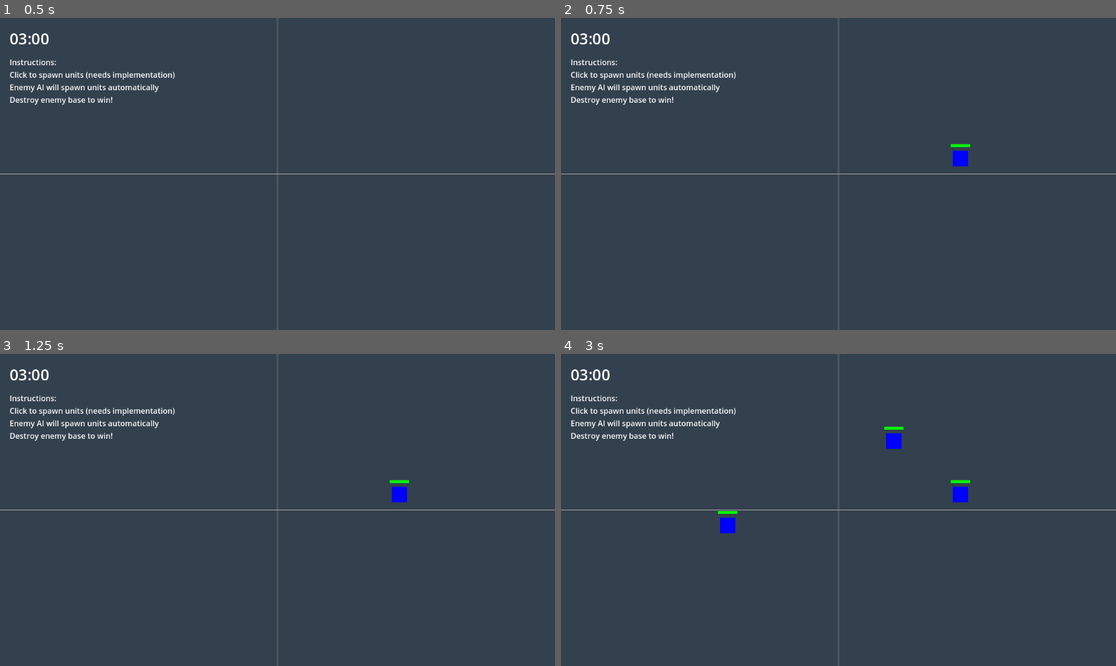
Above: before the commit, frames 1-4 (two rows, left to right).
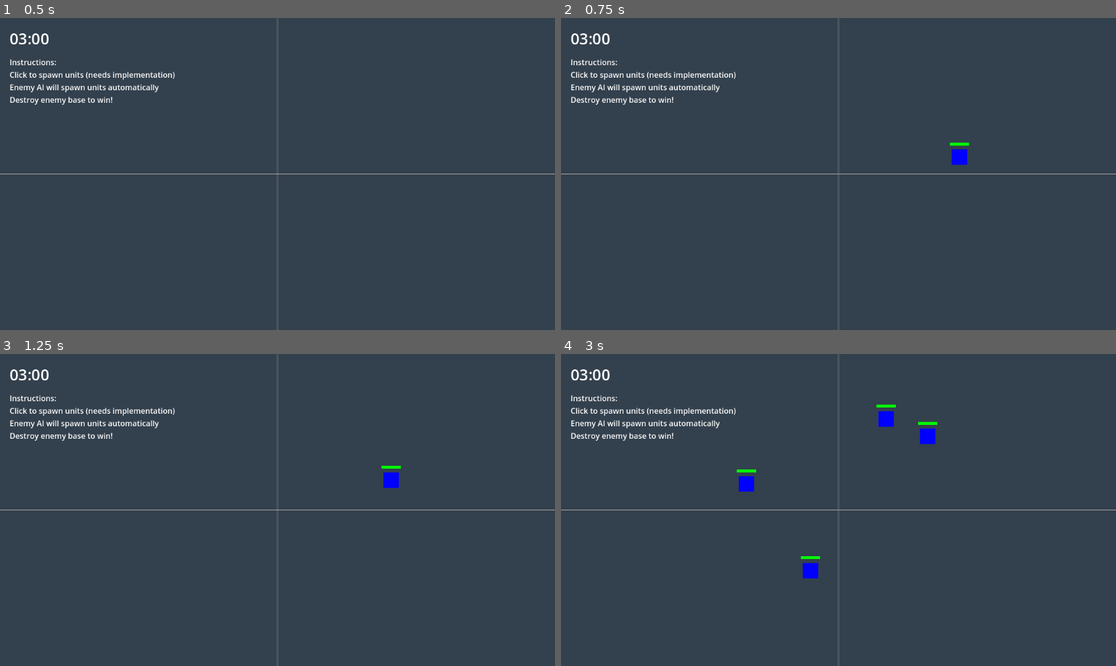
Above: after the commit, the same moments.

Repository: amari-charles/project-summoner
Game: Godot game, scene res://scenes/battlefield/test_game.tscn
Two runs of this game, one before a commit and one after it. Both use one fixed random seed, a clock stepped at 60 frames per second and the inputs below.
Inputs (mouse positions are in pixels of both pictures, inside the frame that each line leads up to):
- Up to frame 1 (0.5 s): no input
- Up to frame 2 (0.75 s): tap Enter at 0.5 s; move the mouse to (960, 158) at 0.52 s; tap 1 at 0.6 s; click (960, 158) at 0.67 s
- Up to frame 3 (1.25 s): no input
- Up to frame 4 (3 s): tap Enter at 1.25, 2, 2.75 s; move the mouse to (727, 525) at 1.27 s; tap 4 at 1.35, 2.85 s; click (727, 525) at 1.42 s; move the mouse to (894, 441) at 2.02 s; tap 1 at 2.1 s; click (894, 441) at 2.17 s; move the mouse to (810, 572) at 2.77 s; click (810, 572) at 2.92 s

Frame 1 is identical in both runs. In frame 2, 0.1% of the frame differs, in the area x 69-74%, y 39-48%; in frame 3, 0.3%; in frame 4, 1.3%, in the area x 28-74%, y 16-72%.

Commit message:
Fix critical bugs: mana regeneration and unit AI
- FIXED: Mana now uses float with proper accumulation (was int(delta)=0)
- FIXED: Units now have always-advance AI that targets bases
- ADDED: Aggro radius for unit targeting
- FIXED: Units can attack both Units and Summoners
- Units will advance to enemy base if no units in aggro range

Diff:
--- a/scripts/core/simple_ai.gd
+++ b/scripts/core/simple_ai.gd
@@ -35,7 +35,7 @@
 	# Pick a random card that we can afford
 	var playable_cards: Array[int] = []
 	for i in range(summoner.hand.size()):
-		if summoner.hand[i].can_play(summoner.current_mana):
+		if summoner.hand[i].can_play(int(summoner.mana)):
 			playable_cards.append(i)
 
 	if playable_cards.is_empty():
--- a/scripts/core/summoner.gd
+++ b/scripts/core/summoner.gd
@@ -12,12 +12,12 @@
 @export var max_hand_size: int = 4
 
 ## Resources
-@export var max_mana: int = 10
 @export var mana_regen_rate: float = 1.0  # Mana per second
 
 ## Current state
 var current_hp: float
-var current_mana: int = 0
+var mana: float = 0.0
+const MANA_MAX := 10.0
 var hand: Array[Card] = []
 var deck: Array[Card] = []
 var is_alive: bool = true
@@ -25,12 +25,12 @@
 ## Signals
 signal summoner_died(summoner: Summoner)
 signal card_played(card: Card)
-signal mana_changed(current: int, max: int)
+signal mana_changed(current: float, max: float)
 signal hand_changed(hand: Array[Card])
 
 func _ready() -> void:
 	current_hp = max_hp
-	current_mana = max_mana
+	mana = MANA_MAX
 
 	# Initialize deck
 	deck = starting_deck.duplicate()
@@ -48,14 +48,20 @@
 
 	_setup_visuals()
 
+	# Emit initial mana state
+	mana_changed.emit(mana, MANA_MAX)
+
 func _process(delta: float) -> void:
 	if not is_alive:
 		return
 
-	# Regenerate mana
-	if current_mana < max_mana:
-		current_mana = min(current_mana + int(mana_regen_rate * delta), max_mana)
-		mana_changed.emit(current_mana, max_mana)
+	# Regenerate mana (FIXED: use float accumulation)
+	var old_mana = mana
+	mana = clamp(mana + mana_regen_rate * delta, 0.0, MANA_MAX)
+
+	# Only emit if mana actually changed significantly
+	if abs(mana - old_mana) > 0.01:
+		mana_changed.emit(mana, MANA_MAX)
 
 ## Draw a card from the deck
 func draw_card() -> void:
@@ -76,12 +82,12 @@
 
 	var card = hand[card_index]
 
-	if not card.can_play(current_mana):
+	if not card.can_play(int(mana)):
 		return false
 
 	# Deduct mana
-	current_mana -= card.mana_cost
-	mana_changed.emit(current_mana, max_mana)
+	mana -= card.mana_cost
+	mana_changed.emit(mana, MANA_MAX)
 
 	# Find battlefield to spawn units in
 	var battlefield = get_tree().get_first_node_in_group("battlefield")
--- a/scripts/ui/game_ui.gd
+++ b/scripts/ui/game_ui.gd
@@ -37,9 +37,9 @@
 		var seconds = int(remaining) % 60
 		timer_label.text = "%02d:%02d" % [minutes, seconds]
 
-func _on_mana_changed(current: int, maximum: int) -> void:
+func _on_mana_changed(current: float, maximum: float) -> void:
 	if player_mana_label:
-		player_mana_label.text = "Mana: %d/%d" % [current, maximum]
+		player_mana_label.text = "Mana: %d/%d" % [int(current), int(maximum)]
 
 func _on_game_ended(winner: int) -> void:
 	if game_over_label:
--- a/scripts/units/unit.gd
+++ b/scripts/units/unit.gd
@@ -9,15 +9,17 @@
 ## Core stats
 @export var max_hp: float = 100.0
 @export var attack_damage: float = 10.0
-@export var attack_range: float = 100.0
+@export var attack_range: float = 80.0
 @export var attack_speed: float = 1.0  # Attacks per second
-@export var move_speed: float = 50.0
+@export var move_speed: float = 60.0
 @export var team: Team = Team.PLAYER
+@export var aggro_radius: float = 180.0  # Range to detect enemies
+@export var is_ranged: bool = false  # Ranged vs melee (for future)
 
 ## Current state
 var current_hp: float
 var is_alive: bool = true
-var current_target: Unit = null
+var current_target: Node2D = null  # Can be Unit or Summoner
 var attack_cooldown: float = 0.0
 
 ## Signals
@@ -41,59 +43,75 @@
 		return
 
 	# Update attack cooldown
-	if attack_cooldown > 0:
-		attack_cooldown -= delta
+	attack_cooldown = max(attack_cooldown - delta, 0.0)
 
-	# Find and engage targets
-	if current_target == null or not current_target.is_alive:
-		_find_target()
+	# Always try to find target (enemies or base)
+	current_target = _acquire_target()
 
 	if current_target != null:
-		_engage_target(delta)
+		var dist = global_position.distance_to(current_target.global_position)
 
-## Find the nearest enemy unit
-func _find_target() -> void:
+		# Attack if in range and cooldown ready
+		if dist <= attack_range:
+			if attack_cooldown <= 0.0:
+				_attack(current_target)
+				attack_cooldown = 1.0 / attack_speed
+			velocity = Vector2.ZERO
+		else:
+			# Move toward target
+			var direction = (current_target.global_position - global_position).normalized()
+			velocity = direction * move_speed
+	else:
+		# No target - advance toward enemy base
+		var base = _get_enemy_base()
+		if base:
+			var direction = (base.global_position - global_position).normalized()
+			velocity = direction * move_speed
+		else:
+			velocity = Vector2.ZERO
+
+	move_and_slide()
+
+## Find the nearest enemy unit within aggro range
+func _acquire_target() -> Node2D:
 	var target_group = "enemy_units" if team == Team.PLAYER else "player_units"
 	var enemies = get_tree().get_nodes_in_group(target_group)
 
-	var closest_enemy: Unit = null
-	var closest_distance: float = INF
+	var best: Node2D = null
+	var best_dist := INF
 
-	for enemy in enemies:
-		if enemy.is_alive:
-			var distance = global_position.distance_to(enemy.global_position)
-			if distance < closest_distance:
-				closest_distance = distance
-				closest_enemy = enemy
+	for u in enemies:
+		if u is Unit and u.is_alive:
+			var dist = global_position.distance_to(u.global_position)
+			if dist < best_dist and dist <= aggro_radius:
+				best = u
+				best_dist = dist
 
-	current_target = closest_enemy
+	# If no units in range, target the enemy base
+	if best == null:
+		best = _get_enemy_base()
 
-## Move toward or attack the current target
-func _engage_target(delta: float) -> void:
-	if current_target == null:
+	return best
+
+## Get the enemy base/summoner
+func _get_enemy_base() -> Node2D:
+	var base_group = "enemy_summoners" if team == Team.PLAYER else "player_summoners"
+	var bases = get_tree().get_nodes_in_group(base_group)
+
+	if bases.size() > 0:
+		return bases[0]
+	return null
+
+## Execute an attack on the target
+func _attack(target: Node2D) -> void:
+	if target == null:
 		return
 
-	var distance = global_position.distance_to(current_target.global_position)
-
-	if distance > attack_range:
-		# Move toward target
-		var direction = (current_target.global_position - global_position).normalized()
-		velocity = direction * move_speed
-		move_and_slide()
-	else:
-		# In range - attack if cooldown is ready
-		velocity = Vector2.ZERO
-		if attack_cooldown <= 0:
-			_attack(current_target)
-
-## Execute an attack on the target
-func _attack(target: Unit) -> void:
-	if target == null or not target.is_alive:
-		return
-
-	target.take_damage(attack_damage)
-	attack_cooldown = 1.0 / attack_speed
-	unit_attacked.emit(target)
+	# Target can be Unit or Summoner - both have take_damage
+	if target.has_method("take_damage"):
+		target.take_damage(attack_damage)
+		if target is Unit:
+			unit_attacked.emit(target)
 
 ## Take damage from an attack
 func take_damage(damage: float) -> void:
